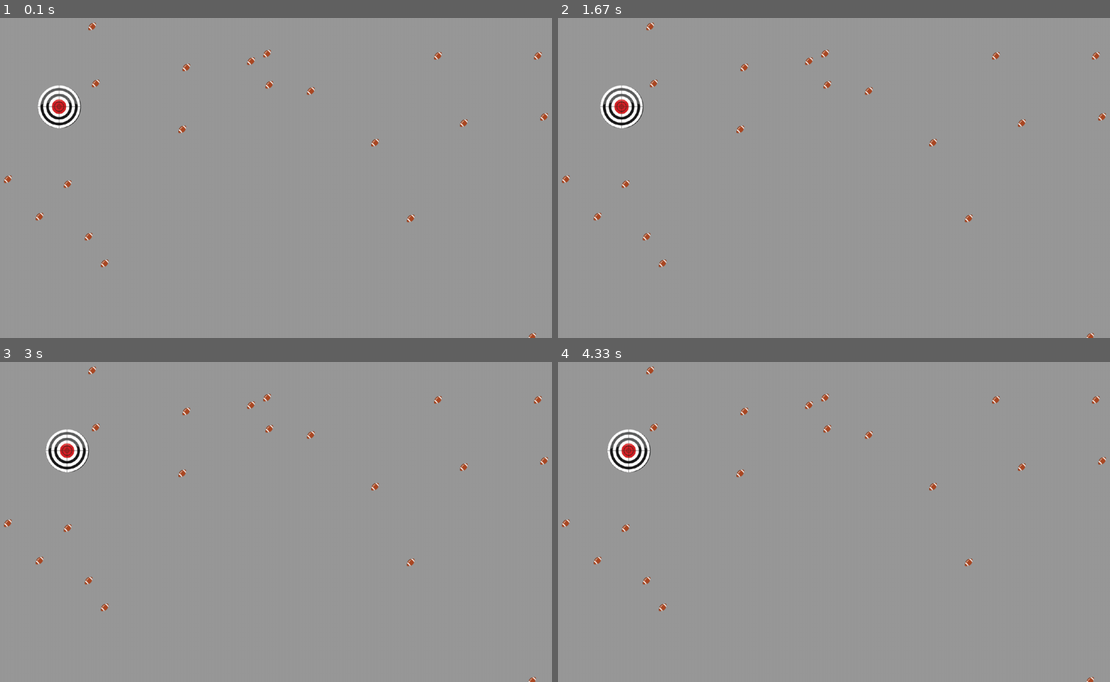
Above: before the commit, frames 1-4 (two rows, left to right).
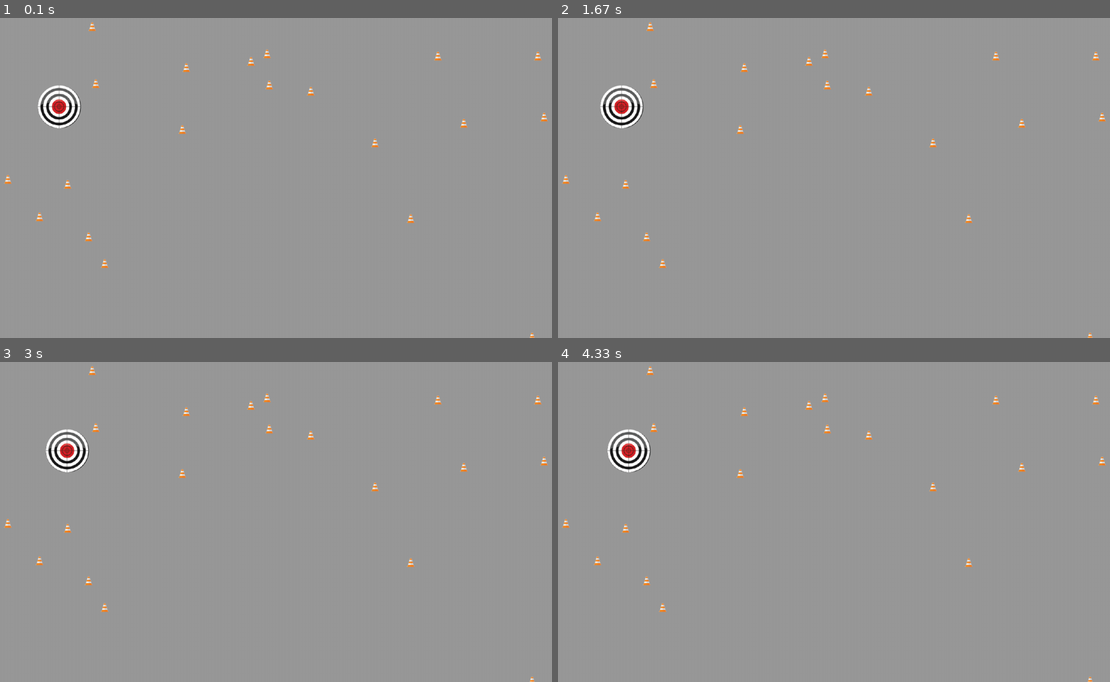
Above: after the commit, the same moments.

Repository: 7daytheory/pygame
Game: pygame game, started from code/main.py
Same seed, same stepped clock (60 frames per second), same inputs: the game is played once before the commit and once after it.
Inputs:
- Up to frame 1 (0.1 s): no input
- Up to frame 2 (1.67 s): no input
- Up to frame 3 (3 s): no input
- Up to frame 4 (4.33 s): no input

The runs differ from the first frame. In frame 1, 0.6% of the frame differs, in the area x 0-100%, y 1-100%; in frame 2, 0.6%; in frame 3, 0.6%; in frame 4, 0.6%.

Commit message:
Fix: Change random footballs to random pylons

Diff:
--- a/code/main.py
+++ b/code/main.py
@@ -23,9 +23,9 @@
 #importing an image
 target_path = join('images', 'target.png')
 target_surf = pygame.image.load(target_path).convert_alpha()
-football_path = join('images', 'football.png')
-football_surf = pygame.image.load(football_path).convert_alpha()
-football_pos = [(randint(0, WINDOW_WIDTH), randint(0, WINDOW_HEIGHT)) for i in range(20)] # Create tuple to store x and y before the while loop
+pylon_path = join('images', 'pylon.png')
+pylon_surf = pygame.image.load(pylon_path).convert_alpha()
+pylon_pos = [(randint(0, WINDOW_WIDTH), randint(0, WINDOW_HEIGHT)) for i in range(20)] # Create tuple to store x and y before the while loop
 
 #event loop
 while running:
@@ -35,8 +35,8 @@
     #draw the game
     display_surface.fill('#999999')
     x += 0.1
-    for pos in football_pos:
-        display_surface.blit(football_surf, pos)
+    for pos in pylon_pos:
+        display_surface.blit(pylon_surf, pos)
     display_surface.blit(target_surf, (x, 150))
     pygame.display.update()
 
Binary file added: images/pylon.png
